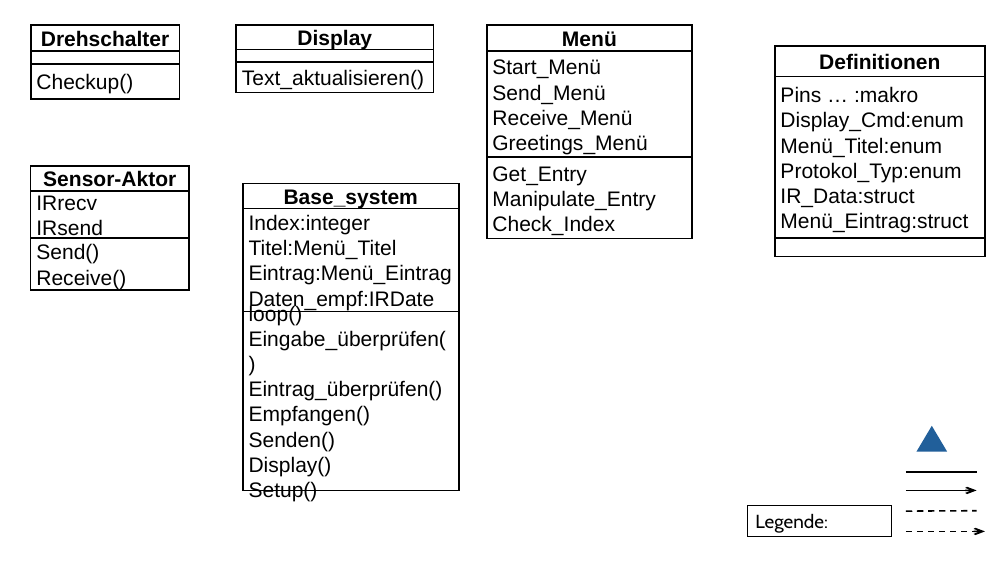
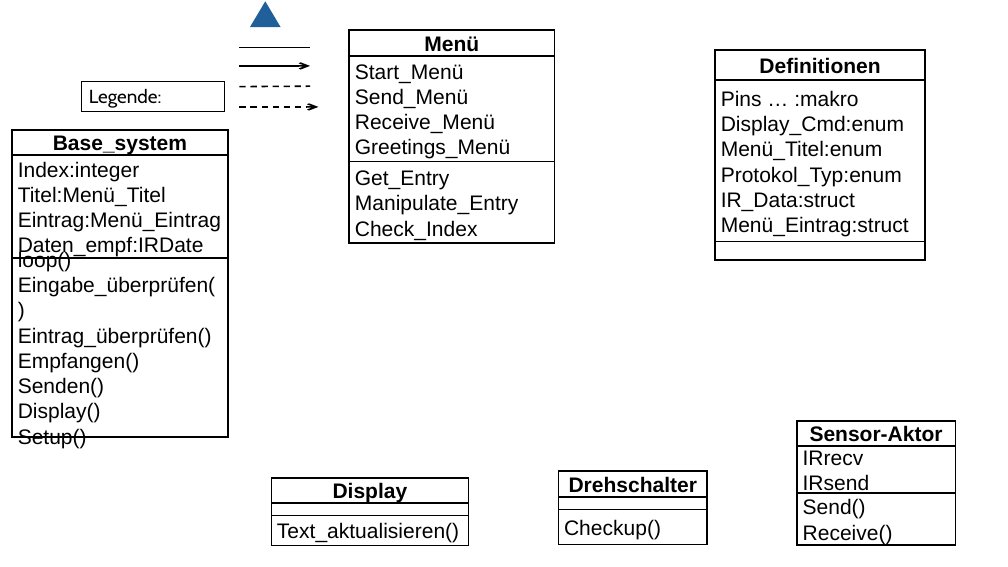
Before and after one commit to TIStudent420/Arduino_IR_Remote, a slide deck: slide 3 of Beleg/UML-IR_Remote.pptx. Drawn at 1008x567 pixels with LibreOffice and Linux fonts; fonts in the diff are those of the drawing. Boxes give left, top, right and bottom in pixels: in the first picture for what was removed or moved away, otherwise in the second. Text is boxed around its words. In the diff, an @@ line names an element or a change of style, - is before the commit and + after.

```diff
--- a/Beleg/UML-IR_Remote.pptx
+++ b/Beleg/UML-IR_Remote.pptx
@@ 3 rectangles moved together from (x1=487, y1=25, x2=693, y2=239) to (x1=349, y1=29, x2=555, y2=243) @@
@@ 2 arrows, 2 lines, 1 rectangle, 1 triangle moved together from (x1=748, y1=426, x2=985, y2=536) to (x1=82, y1=2, x2=318, y2=111) @@
@@ 3 rectangles moved together from (x1=243, y1=184, x2=459, y2=491) to (x1=12, y1=130, x2=228, y2=437) @@
@@ 3 rectangles moved together from (x1=775, y1=46, x2=985, y2=256) to (x1=715, y1=50, x2=926, y2=260) @@
@@ 3 rectangles moved together from (x1=236, y1=25, x2=433, y2=92) to (x1=271, y1=478, x2=469, y2=546) @@
@@ 3 rectangles moved together from (x1=31, y1=25, x2=180, y2=99) to (x1=559, y1=471, x2=708, y2=544) @@
@@ 3 rectangles moved together from (x1=31, y1=166, x2=189, y2=290) to (x1=797, y1=421, x2=955, y2=545) @@
```
Also in this commit, not shown: 1 slide added, 1 slide removed, 2 other files.
